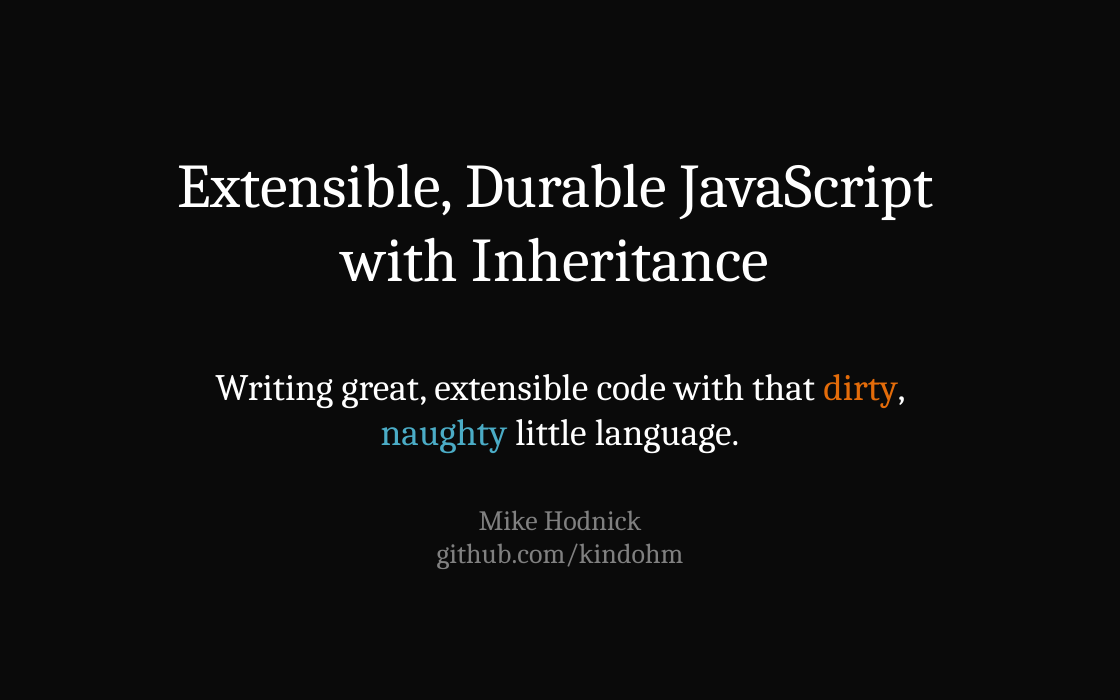
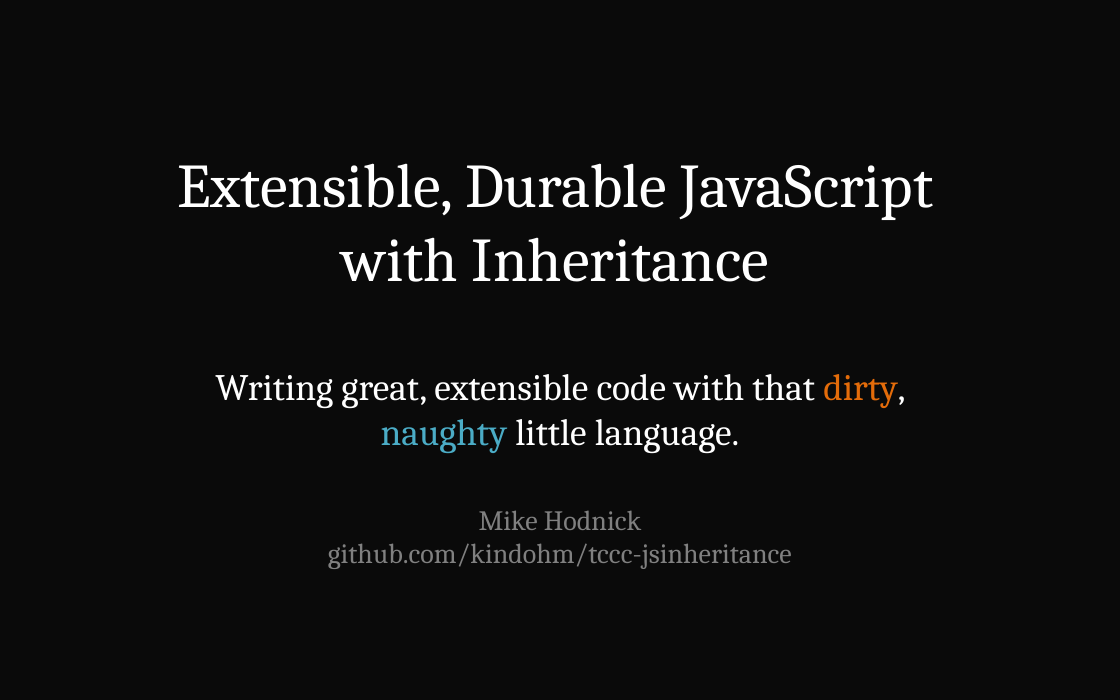
Before and after one commit to kindohm/tccc-jsinheritance, a slide deck: slide 1 of tccc-jsinheritance.pptx. Drawn at 1120x700 pixels with LibreOffice and Linux fonts; fonts in the diff are those of the drawing. Boxes give left, top, right and bottom in pixels: in the first picture for what was removed or moved away, otherwise in the second. Text is boxed around its words. In the diff, an @@ line names an element or a change of style, - is before the commit and + after.

```diff
--- a/tccc-jsinheritance.pptx
+++ b/tccc-jsinheritance.pptx
@@ subtitle at bbox=[328, 510, 792, 569]: text changed @@
-Mike Hodnick
-github.com/kindohm
+Mike Hodnick
+github.com/kindohm/tccc-jsinheritance
```
Also in this commit, not shown: 7 other slides changed, 2 slides removed, 1 other file.
